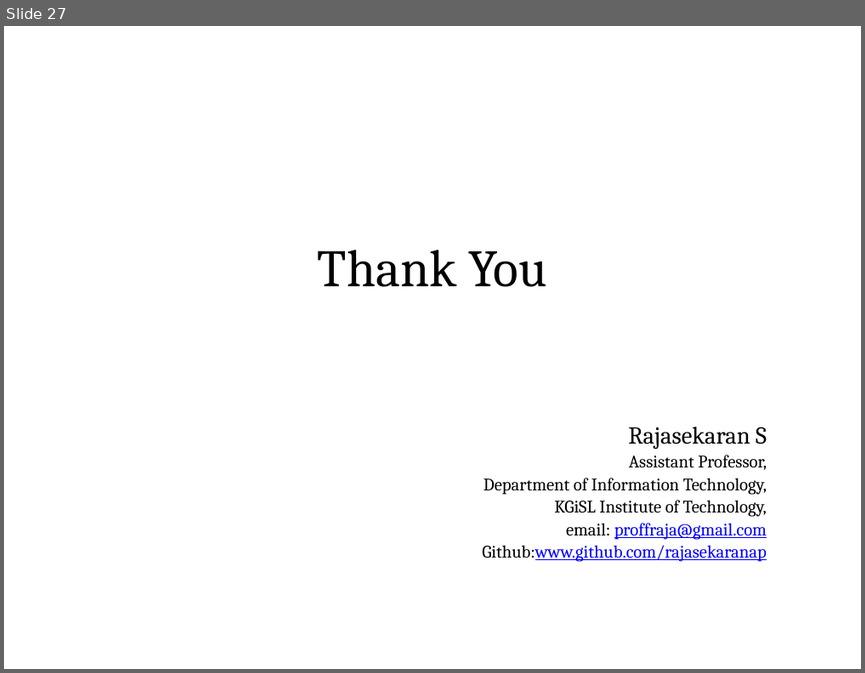
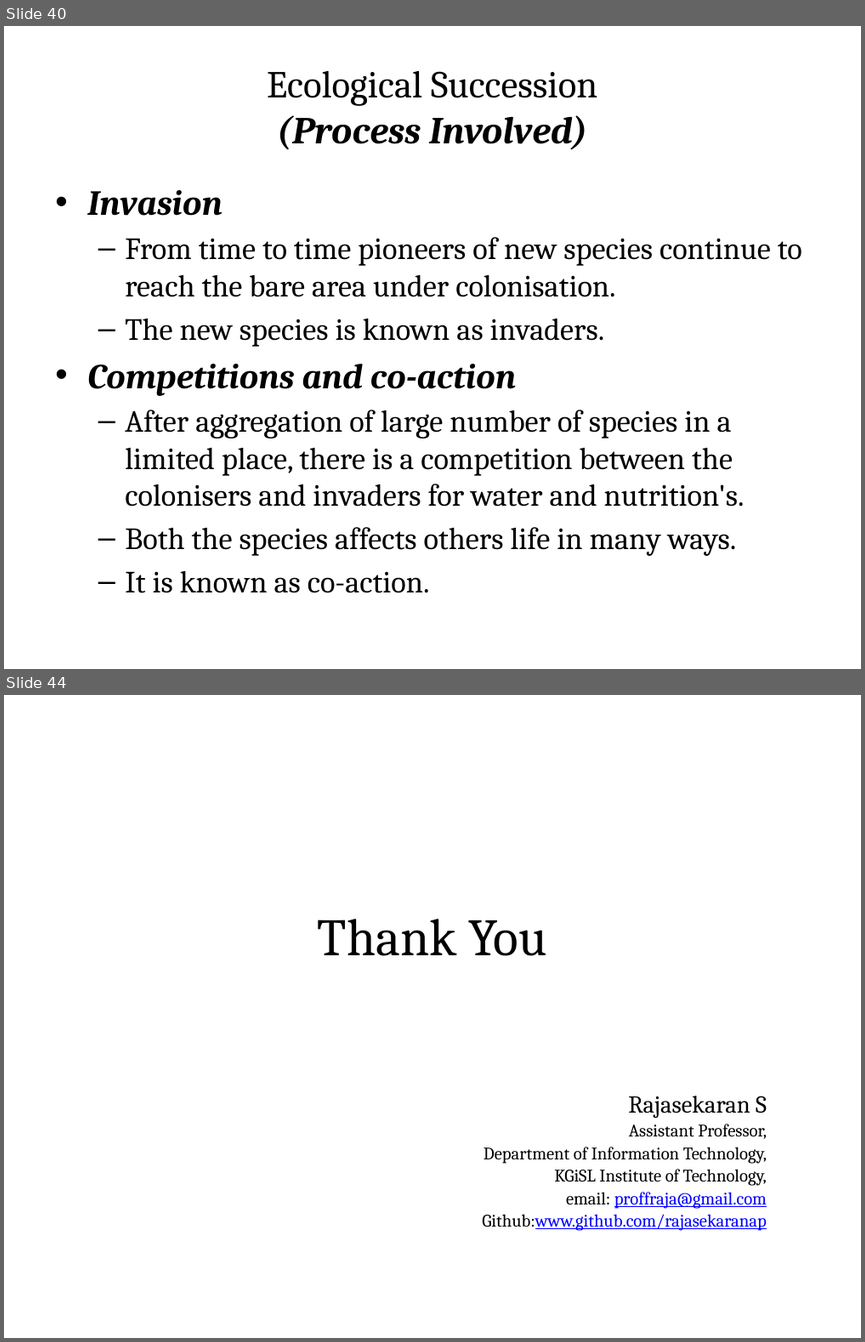
Before and after one commit to rajasekaran36/GE8291-Environmental-Science-and-Engineering, a slide deck: Slides/GE8291-U1.pptx. Shown one above the other, each under a label of ours: slide 27 before the commit, slides 40 and 44 after it; the slides between them are not shown. The pictures are 865x673 and 865x1342 pixels, drawn with LibreOffice and Linux fonts; fonts in the diff are those of the drawing. Boxes give left, top, right and bottom in pixels: in the first picture for what was removed or moved away, otherwise in the second. Text is boxed around its words. In the diff, an @@ line names an element or a change of style, - is before the commit and + after.

```diff
--- a/Slides/GE8291-U1.pptx
+++ b/Slides/GE8291-U1.pptx
@@ slide 40 added at <box>4,26,861,669</box>, background #FFFFFF @@
@@ title added at <box>46,52,818,159</box>, fill gradient #DAFDA7 to #E4FCC2 to #F5FFE7, outline #98B955 0.75 pt, 32 pt, text #000000 @@
+Ecological Succession
+(Process Involved)
@@ text added at <box>87,190,802,593</box>, 25.9 pt, text #000000 @@
+• Invasion
+  – From time to time pioneers of new species continue to reach the bare area under colonisation.
+  – The new species is known as invaders.
+• Competitions and co-action
+  – After aggregation of large number of species in a limited place, there is a competition between the colonisers and invaders for water and nutrition's.
+  – Both the species affects others life in many ways.
+  – It is known as co-action.
@@ what was slide 27 is now slide 44 @@
```
Also in this commit, not shown: 16 other slides added, 1 other file.
